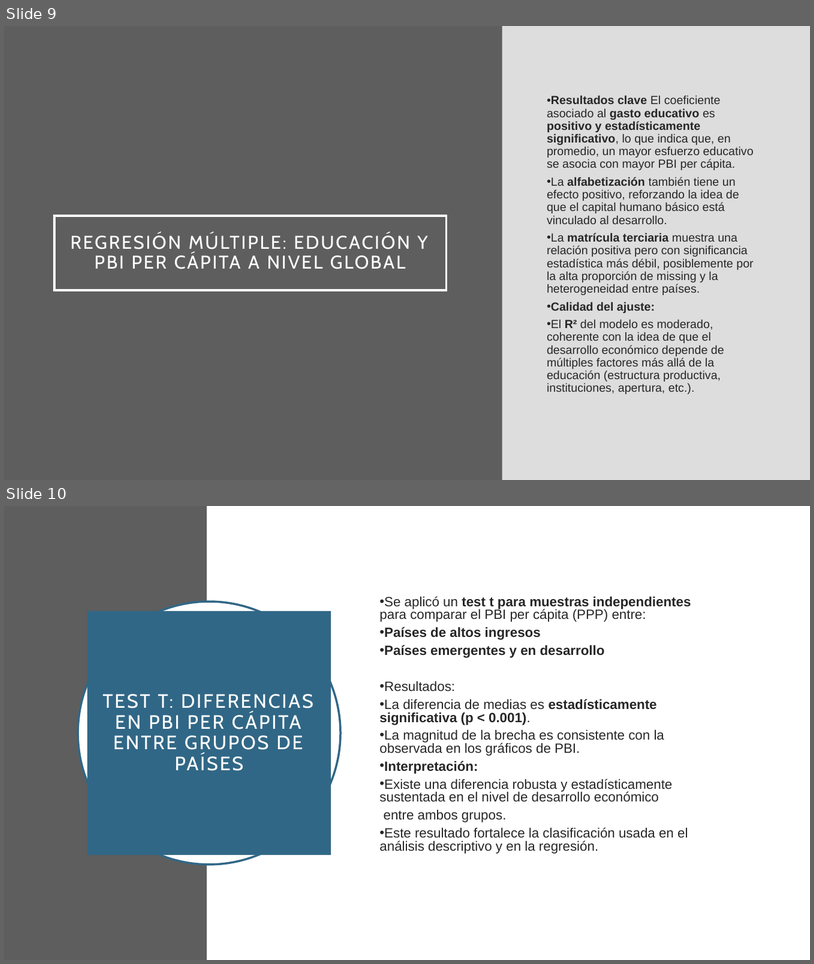
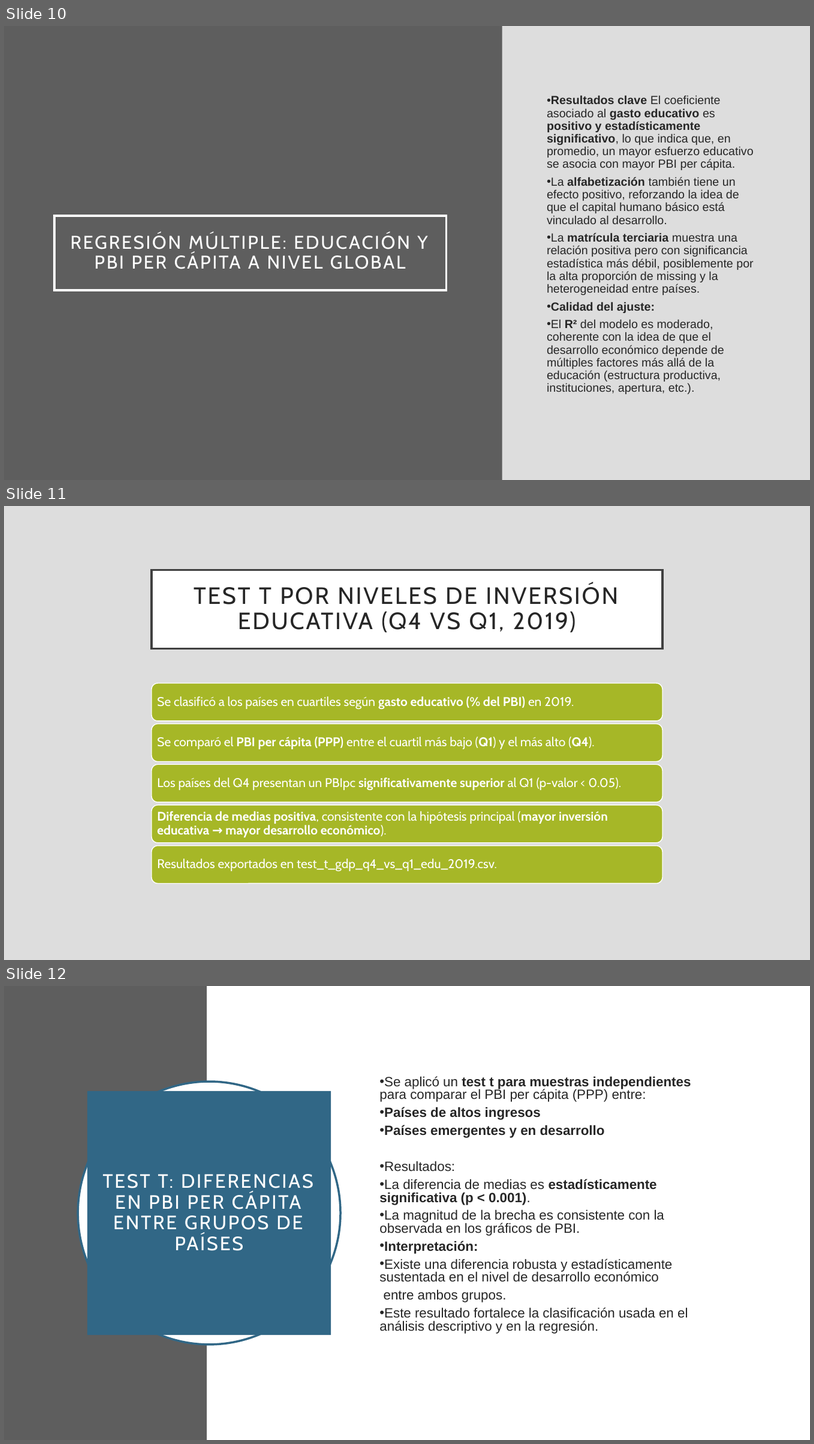
Before and after one commit to Tomas-Dumont/proyecto_educacion_y_desarrollo_economico, a slide deck: TP_Ciencia_Datos.pptx. Shown one above the other, each under a label of ours: slides 9 and 10 before the commit, slides 10, 11 and 12 after it. The pictures are 814x964 and 814x1444 pixels, drawn with LibreOffice and Linux fonts; fonts in the diff are those of the drawing. Boxes give left, top, right and bottom in pixels: in the first picture for what was removed or moved away, otherwise in the second. Text is boxed around its words. In the diff, an @@ line names an element or a change of style, - is before the commit and + after.

```diff
--- a/TP_Ciencia_Datos.pptx
+++ b/TP_Ciencia_Datos.pptx
@@ slide 11 added at [4, 506, 810, 960], background #DDDDDD @@
@@ title added at [152, 570, 663, 648], fill #FFFFFF, outline #404040 2.5 pt, 28 pt, text #262626 @@
+TEST T POR NIVELES DE INVERSIÓN EDUCATIVA (Q4 VS Q1, 2019)
@@ group added at [152, 683, 663, 883]: 5 rounded rectangles, 5 texts @@
+Se clasificó a los países en cuartiles según gasto educativo (% del PBI) en 2019.
+Se comparó el PBI per cápita (PPP) entre el cuartil más bajo (Q1) y el más alto (Q4).
+Los países del Q4 presentan un PBIpc significativamente superior al Q1 (p-valor < 0.05).
+Diferencia de medias positiva, consistente con la hipótesis principal (mayor inversión educativa → mayor desarrollo económico).
+Resultados exportados en test_t_gdp_q4_vs_q1_edu_2019.csv.
@@ what was slide 9 is now slide 10 @@
@@ what was slide 10 is now slide 12 @@
```
Also in this commit, not shown: 2 other slides added.
